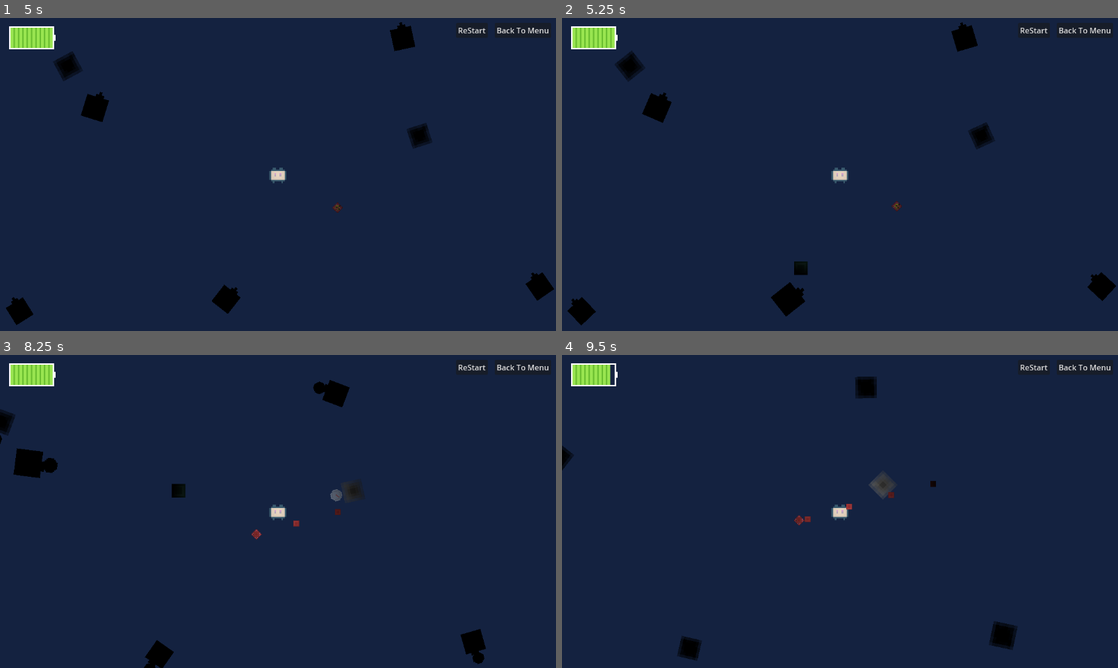
Above: before the commit, frames 1-4 (two rows, left to right).
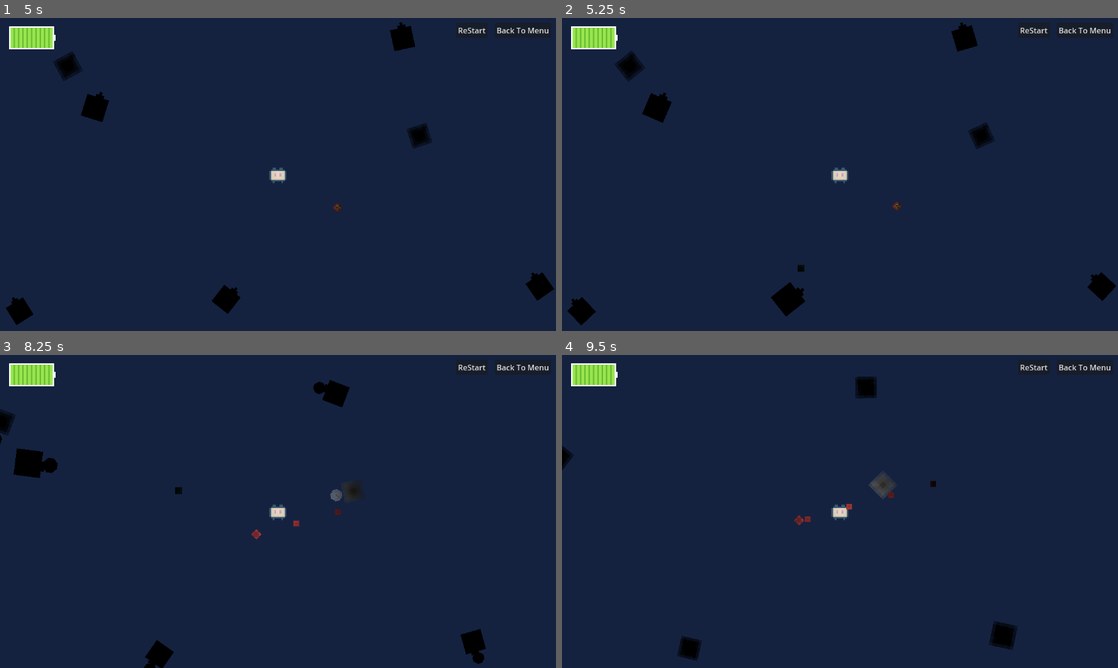
Above: after the commit, the same moments.

Repository: icysamon/LightYearsTraveler
Game: Godot game, scene res://scene/main/menu.tscn
The game is run twice, just before and just after one commit, with the same random seed, the same clock (stepped at 60 frames per second) and the same inputs.
Inputs (mouse positions are in pixels of both pictures, inside the frame that each line leads up to):
- Up to frame 1 (5 s): click "Start" at 0.5 s; click "ReStart" at 1.25 s; click "ReStart" at 2 s; click "ReStart" at 2.75 s; click "Back To Menu" at 3.5 s; click "Start" at 4.25 s
- Up to frame 2 (5.25 s): move the mouse to (789, 299) at 5.02 s; hold Right mouse button (attack) from 5.03 s (still down)
- Up to frame 3 (8.25 s): move the mouse to (417, 473) at 5.77 s; release Right mouse button (attack) at 5.78 s; click (417, 473) at 5.85 s; move the mouse to (383, 380) at 6.52 s; hold Up (zoom in) 6.53-7.28 s; move the mouse to (250, 574) at 7.27 s; tap Down (zoom out) at 7.35 s; move the mouse to (33, 461) at 8.02 s; hold Right mouse button (attack) from 8.03 s (still down)
- Up to frame 4 (9.5 s): move the mouse to (1023, 646) at 8.77 s; release Right mouse button (attack) at 8.78 s; click (1023, 646) at 8.85 s

Frame 1 is identical in both runs. In frame 2, less than 0.1% of the frame differs, in the area x 41-45%, y 77-83%; in frame 3, less than 0.1%, in the area x 30-34%, y 41-46%; in frame 4, less than 0.1%.
Error after the commit: Invalid access to property or key 'stamina' on a base object of type 'Sprite2D (bullet.gd)'. (res://scripts/bullet/bullet.gd:18)

Commit message:
feat: enemy die

Diff:
--- a/scene/child/bullet_player.tscn
+++ b/scene/child/bullet_player.tscn
@@ -8,6 +8,7 @@
 size = Vector2(8, 8)
 
 [node name="Sprite2D" type="Sprite2D"]
+scale = Vector2(0.5, 0.5)
 texture = ExtResource("1_7lr8l")
 script = ExtResource("2_44a5p")
 
--- a/scene/child/enemy.tscn
+++ b/scene/child/enemy.tscn
@@ -1,14 +1,25 @@
-[gd_scene load_steps=3 format=3 uid="uid://clrxcagxkppeo"]
+[gd_scene load_steps=5 format=3 uid="uid://clrxcagxkppeo"]
 
 [ext_resource type="Texture2D" uid="uid://en5px03lq2u4" path="res://assets/enemy/enemy.png" id="1_cixi3"]
 [ext_resource type="Script" path="res://scripts/enemy.gd" id="2_010hi"]
+[ext_resource type="Script" path="res://scripts/enemy_area.gd" id="3_tcoxo"]
+
+[sub_resource type="RectangleShape2D" id="RectangleShape2D_pa3vx"]
+size = Vector2(14, 14)
 
 [node name="Sprite2D" type="Sprite2D"]
 scale = Vector2(3, 3)
 texture = ExtResource("1_cixi3")
 script = ExtResource("2_010hi")
 
+[node name="Area2D" type="Area2D" parent="."]
+script = ExtResource("3_tcoxo")
+
+[node name="CollisionShape2D" type="CollisionShape2D" parent="Area2D"]
+shape = SubResource("RectangleShape2D_pa3vx")
+
 [node name="Timer" type="Timer" parent="."]
 autostart = true
 
+[connection signal="area_entered" from="Area2D" to="." method="_on_area_2d_area_entered"]
 [connection signal="timeout" from="Timer" to="." method="_on_timer_timeout"]
--- a/scripts/bullet/bullet.gd
+++ b/scripts/bullet/bullet.gd
@@ -14,7 +14,6 @@
 	position += dir * speed * delta
 
 func _on_area_2d_area_entered(area):
-	if area.area_type == "player":
+	if area.area_type == "bullet":
 		area.owner.stamina -= 1
-		pass
-	pass # Replace with function body.
+	pass
--- a/scripts/enemy.gd
+++ b/scripts/enemy.gd
@@ -19,3 +19,10 @@
 	bullet.target_position = get_tree().get_nodes_in_group("player")[0].position
 	add_child(bullet)
 	print(1)
+
+
+
+func _on_area_2d_area_entered(area):
+	if area.area_type == "bullet_player":
+		queue_free()
+	pass # Replace with function body.
--- /dev/null
+++ b/scripts/enemy_area.gd
@@ -0,0 +1,3 @@
+extends Area2D
+
+const area_type = "enemy"
